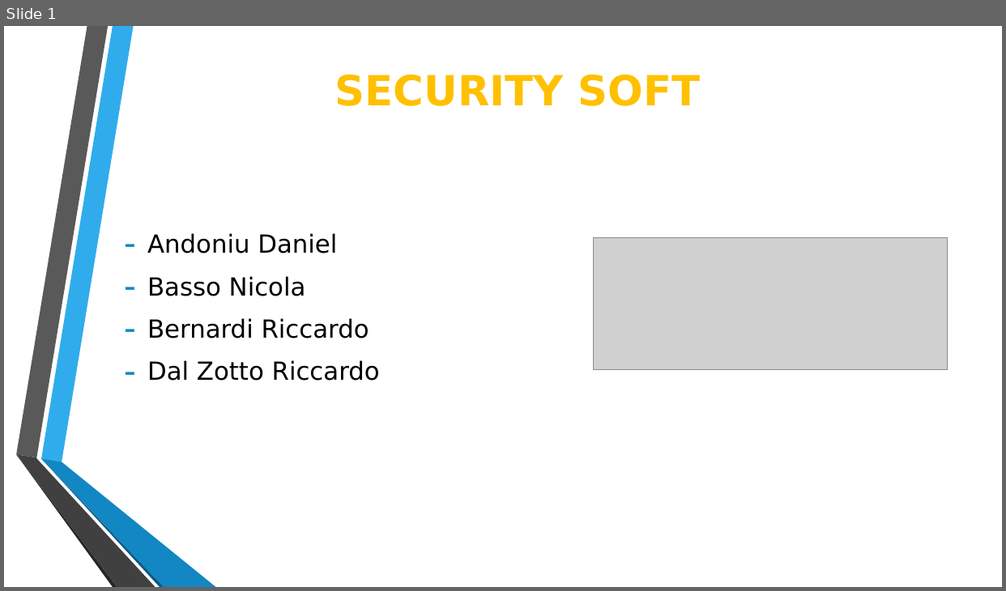
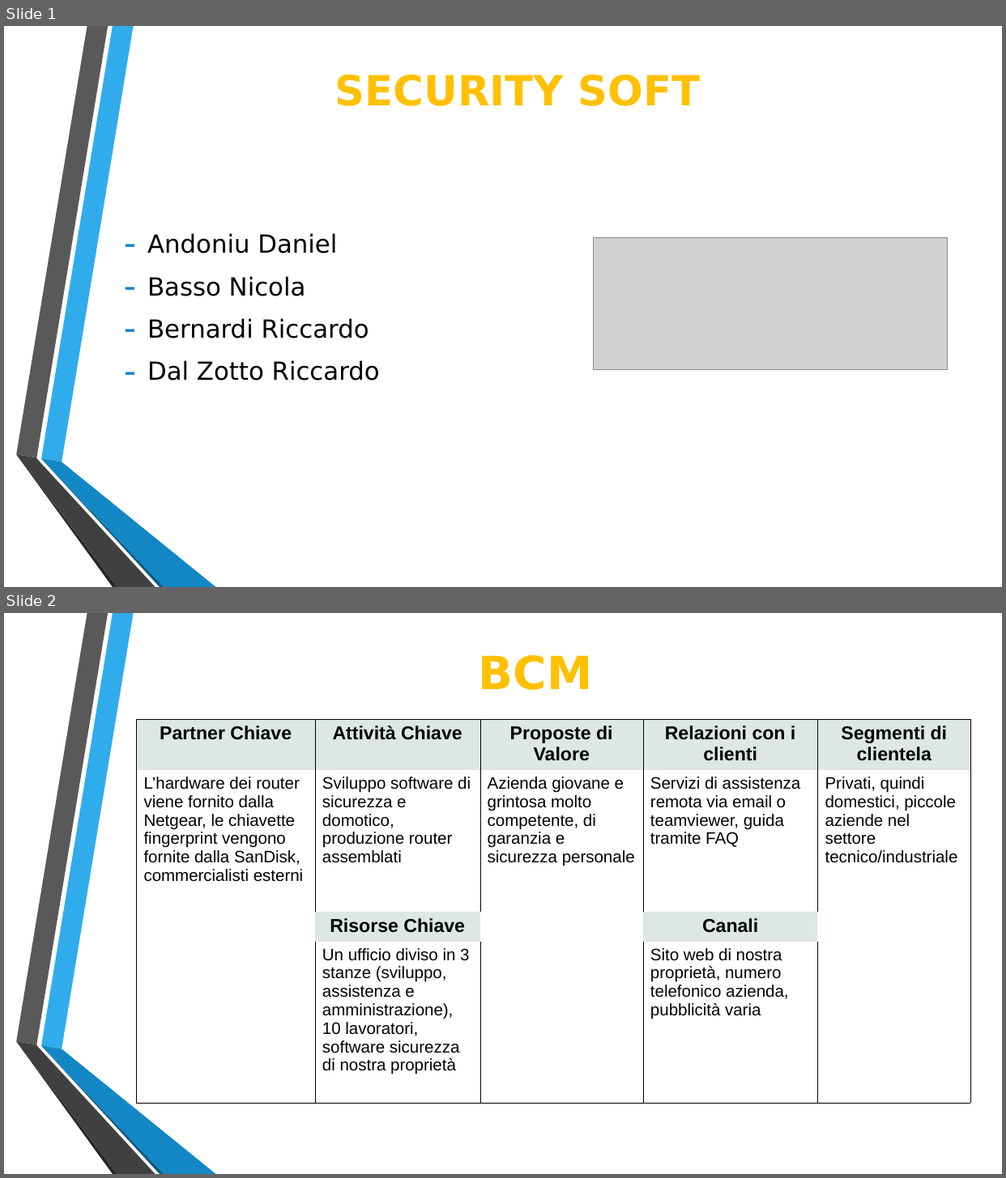
Before and after one commit to Lince99/GPOI, a slide deck: m0n0wall/Presentazione_M0n0wall.odp. Shown one above the other, each under a label of ours: slide 1 before the commit, slides 1 and 2 after it. The pictures are 1006x591 and 1006x1178 pixels, drawn with LibreOffice and Linux fonts; fonts in the diff are those of the drawing; grey boxes stand for pictures. Boxes give left, top, right and bottom in pixels: in the first picture for what was removed or moved away, otherwise in the second. Text is boxed around its words. In the diff, an @@ line names an element or a change of style, - is before the commit and + after.

```diff
--- a/m0n0wall/Presentazione_M0n0wall.odp
+++ b/m0n0wall/Presentazione_M0n0wall.odp
@@ slide 2 added at bbox=[4, 613, 1002, 1174], background #FFFFFF; not listed: 6 template elements that a slide beside it also shows @@
@@ title added at bbox=[479, 655, 593, 690], 44 pt, text #FFC000, bold @@
+BCM
@@ table added at bbox=[137, 719, 970, 1103], 4 rows, 5 columns @@
+Partner Chiave | Attività Chiave | Proposte di Valore | Relazioni con i clienti | Segmenti di clientela
+L’hardware dei router viene fornito dalla Netgear, le chiavette fingerprint vengono fornite dalla SanDisk, commercialisti esterni | Sviluppo software di sicurezza e domotico, produzione router assemblati | Azienda giovane e grintosa molto competente, di garanzia e sicurezza personale | Servizi di assistenza remota via email o teamviewer, guida tramite FAQ | Privati, quindi domestici, piccole aziende nel settore tecnico/industriale
+ | Risorse Chiave |  | Canali | 
+ | Un ufficio diviso in 3 stanze (sviluppo, assistenza e amministrazione), 10 lavoratori, software sicurezza di nostra proprietà |  | Sito web di nostra proprietà, numero telefonico azienda, pubblicità varia | 
```
Also in this commit, not shown: 7 slides changed, 1 other slide added, 2 slides removed, 1 other file.
